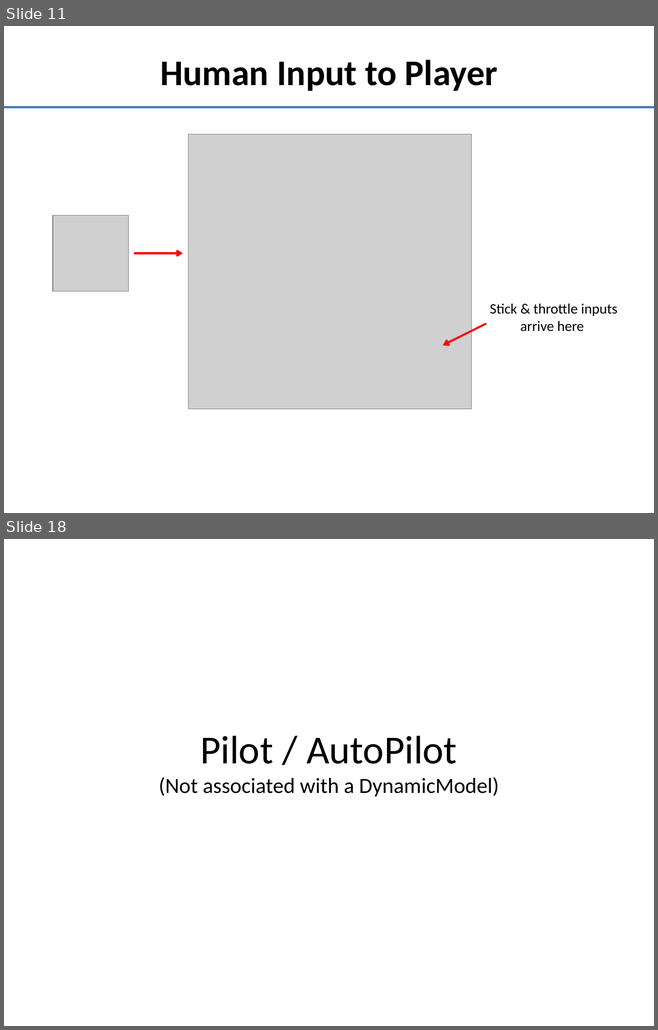
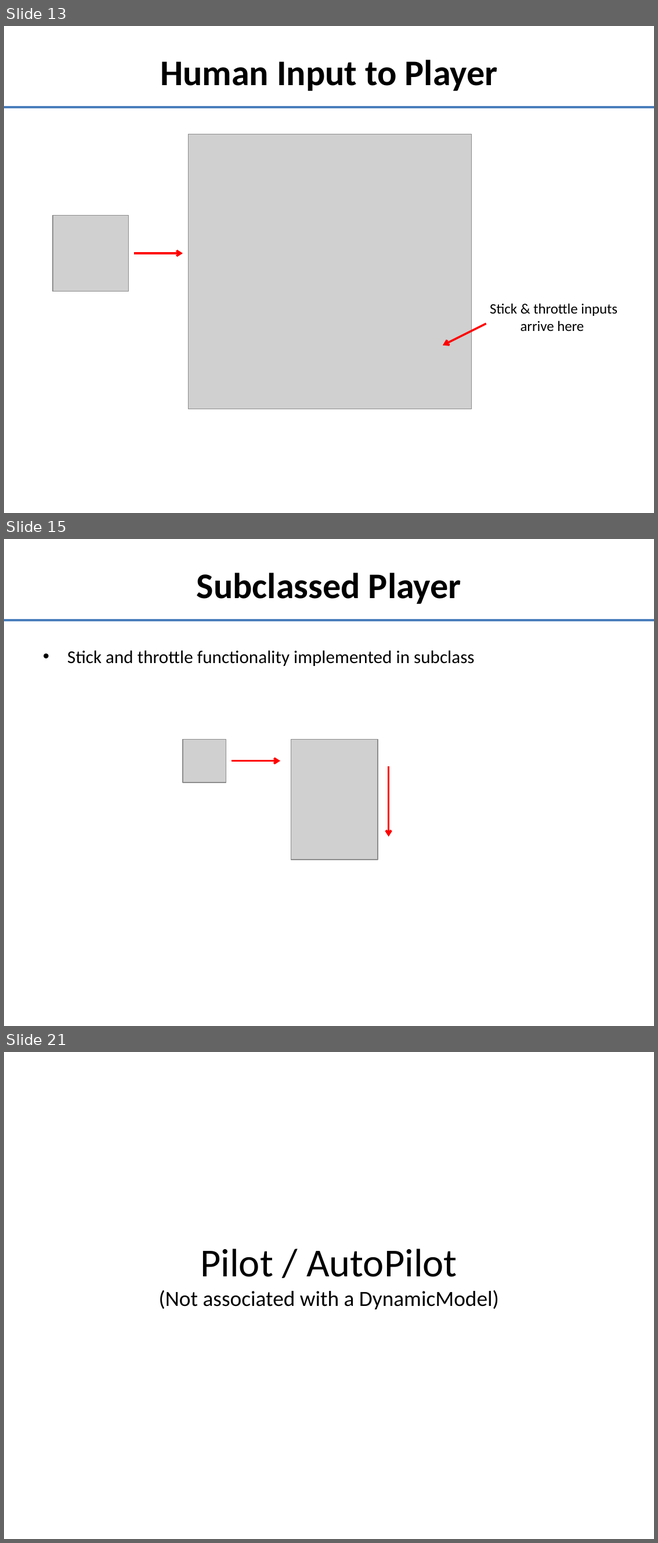
Before and after one commit to doughodson/OpenEaagles, a slide deck: doc/umlDiagrams/player-control-logic.pptx. Shown one above the other, each under a label of ours: slides 11 and 18 before the commit, slides 13, 15 and 21 after it; the slides between them are not shown. The pictures are 658x1030 and 658x1543 pixels, drawn with LibreOffice and Linux fonts; fonts in the diff are those of the drawing; grey boxes stand for pictures. Boxes give left, top, right and bottom in pixels: in the first picture for what was removed or moved away, otherwise in the second. Text is boxed around its words. In the diff, an @@ line names an element or a change of style, - is before the commit and + after.

```diff
--- a/doc/umlDiagrams/player-control-logic.pptx
+++ b/doc/umlDiagrams/player-control-logic.pptx
@@ slide 15 added at (4, 539, 654, 1026), background #FFFFFF; not listed: 1 template element that a slide beside it also shows @@
@@ title added at (197, 573, 461, 604), 40 pt, text #000000, bold @@
+Subclassed Player
@@ text added at (67, 650, 474, 666), 20 pt, text #000000 @@
+• Stick and throttle functionality implemented in subclass
@@ picture added at (183, 739, 226, 783) @@
@@ picture added at (291, 739, 378, 859) @@
@@ arrow added from (231, 761) to (280, 761), #FF0000 2.25 pt @@
@@ arrow added from (389, 766) to (389, 837), #FF0000 2.25 pt @@
@@ what was slide 11 is now slide 13 @@
@@ what was slide 18 is now slide 21 @@
```
Also in this commit, not shown: 12 slides changed, 4 other slides added, 1 other file.
